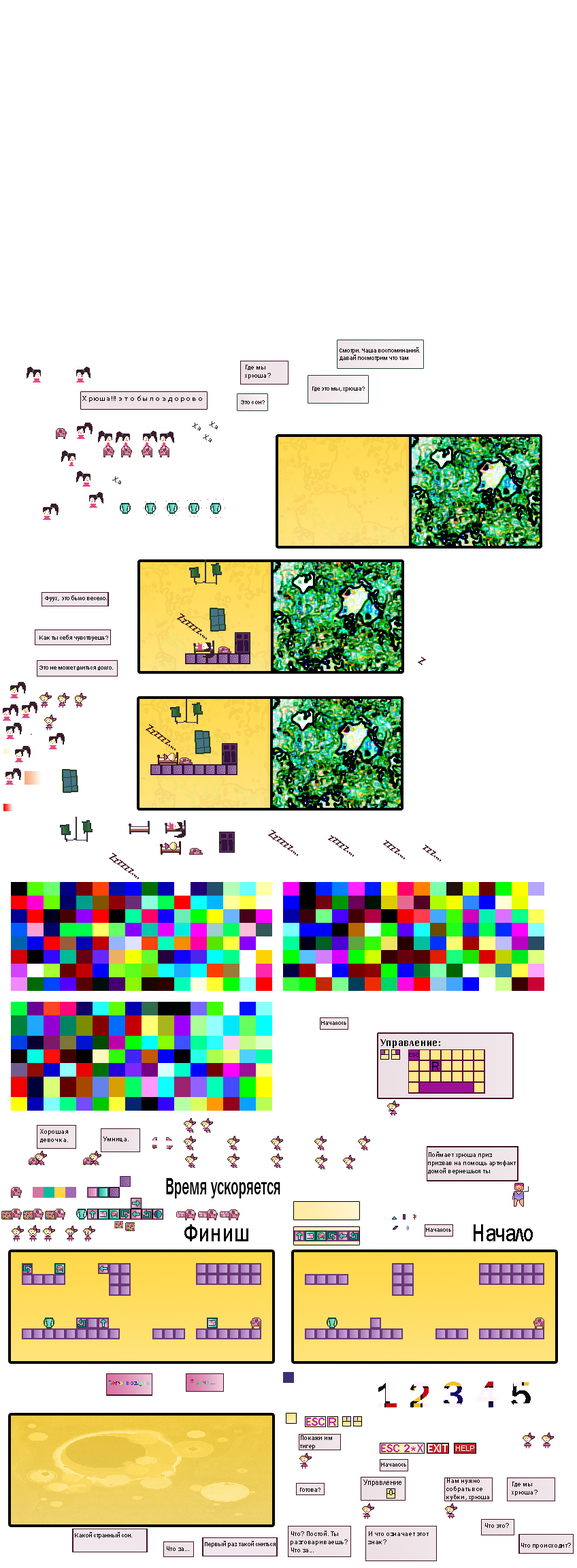
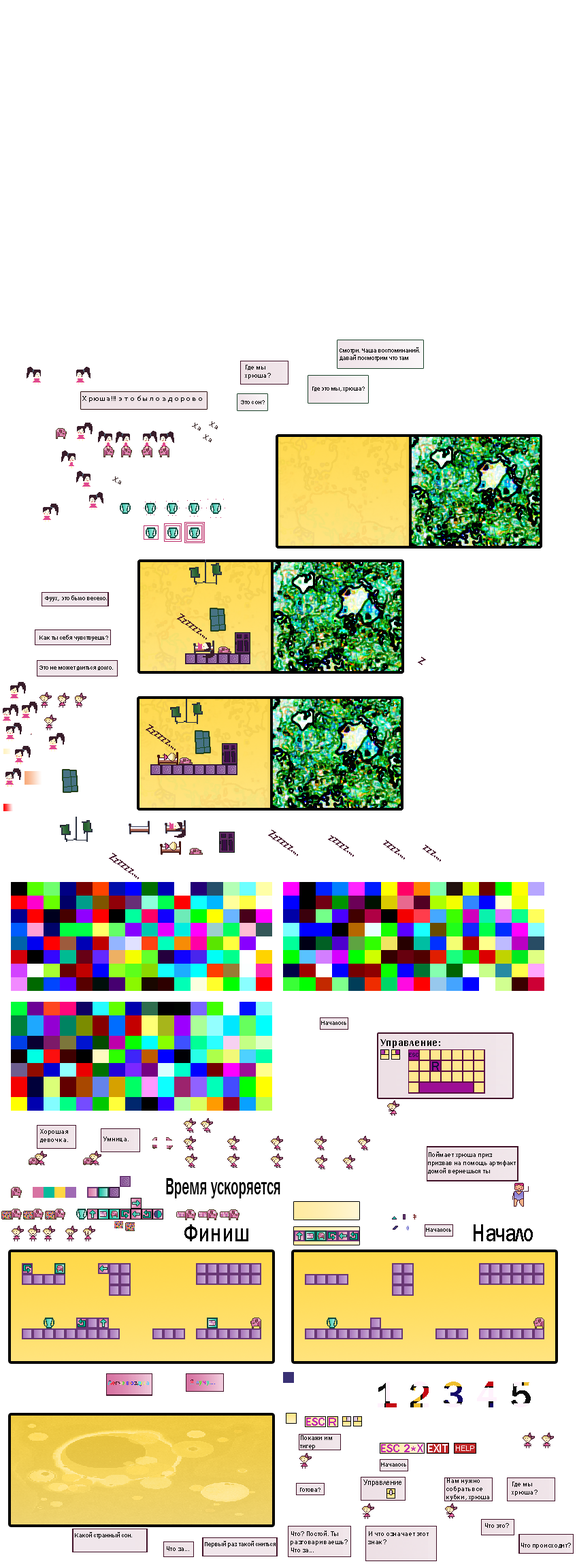
The second w=577, h=1568 image is a revision of the first. Changes to its layers:
added layer "Слой 7" above "Слой 6" over left=143, top=521, right=205, bottom=544
